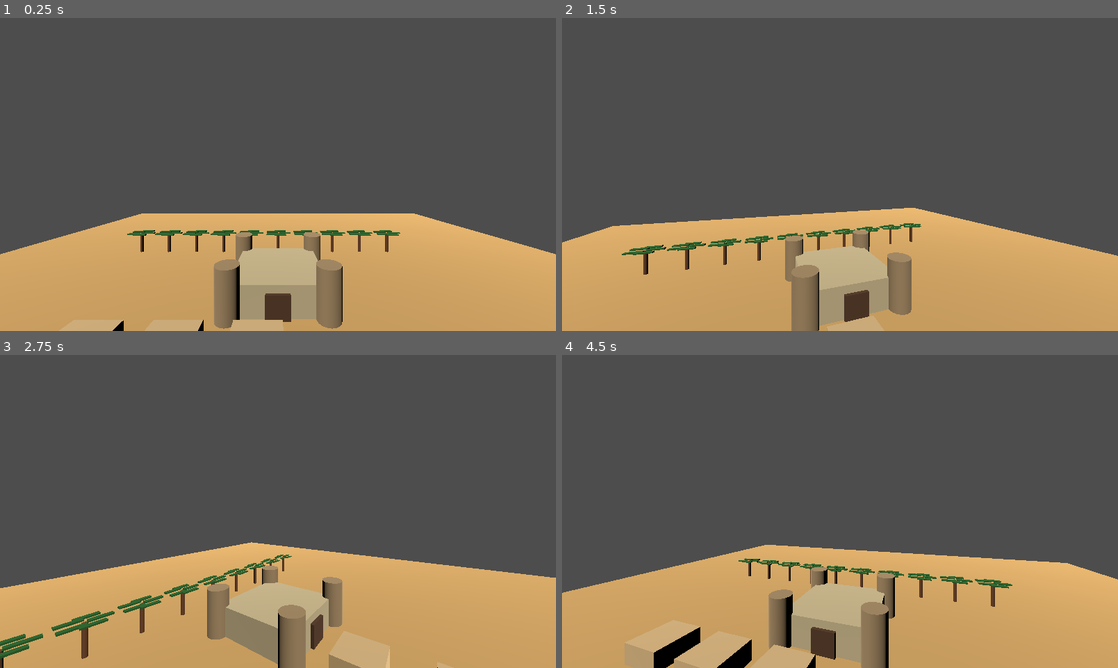
Above: before the commit, frames 1-4 (two rows, left to right).
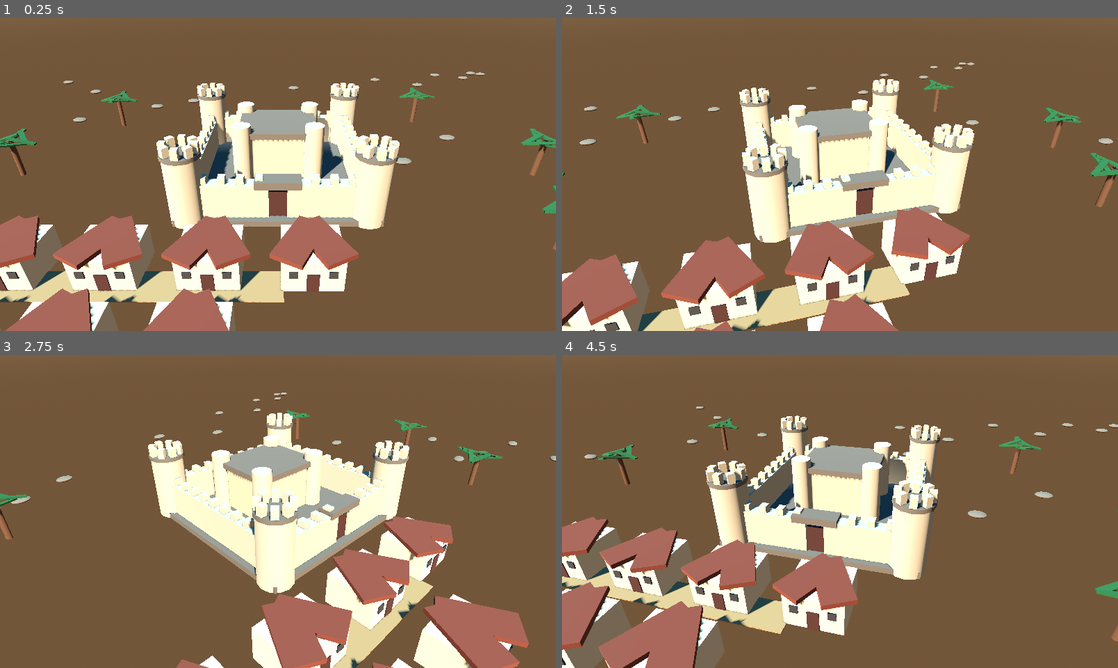
Above: after the commit, the same moments.

Repository: DRAGON-SO/Kingdoms-of-the-Desert
Game: Godot game, scene res://scenes/Main.tscn
The game is run twice, just before and just after one commit, with the same random seed, the same clock (stepped at 60 frames per second) and the same inputs.
Inputs (mouse positions are in pixels of both pictures, inside the frame that each line leads up to):
- Up to frame 1 (0.25 s): no input
- Up to frame 2 (1.5 s): tap Enter at 0.5 s; move the mouse to (962, 158) at 0.52 s; click (962, 158) at 0.67 s; tap Space at 1.25 s; drag from (728, 190) to (812, 237) at 1.27 s
- Up to frame 3 (2.75 s): tap Enter at 2 s; move the mouse to (333, 442) at 2.02 s; click (333, 442) at 2.17 s
- Up to frame 4 (4.5 s): tap Space at 2.75, 4.25 s; drag from (812, 574) to (673, 464) at 2.77 s; tap Enter at 3.5 s; move the mouse to (1006, 558) at 3.52 s; click (1006, 558) at 3.67 s; drag from (673, 464) to (756, 433) at 4.27 s

The runs differ from the first frame. In frame 1, 99% of the frame differs, in the area x 0-100%, y 0-100%; in frame 2, 100%; in frame 3, 100%; in frame 4, 98%.

Commit message:
Update main.gd

Diff:
--- a/scripts/main.gd
+++ b/scripts/main.gd
@@ -1,127 +1,415 @@
 
 extends Node3D
+
+# Kingdoms of the Desert - Visual Upgrade
+# Godot 4.3 - Mobile Balanced
 
 var camera_pivot: Node3D
 var camera: Camera3D
 var dragging := false
-var last_touch := Vector2.ZERO
+
+const SAND := Color(0.72, 0.53, 0.30)
+const STONE := Color(0.66, 0.57, 0.43)
+const DARK_STONE := Color(0.39, 0.32, 0.24)
+const WOOD := Color(0.27, 0.13, 0.065)
+const ROOF := Color(0.43, 0.19, 0.10)
+const GREEN := Color(0.13, 0.30, 0.12)
 
 func _ready():
-    create_world()
+    create_environment()
+    create_terrain()
+    create_castle()
+    create_village()
+    create_palms()
+    create_rocks()
+    create_lighting()
     create_camera()
-    create_lighting()
-
-func create_world():
-    # Desert ground
+
+# MATERIALS
+
+func material(color: Color, roughness := 0.9) -> StandardMaterial3D:
+    var m = StandardMaterial3D.new()
+    m.albedo_color = color
+    m.roughness = roughness
+    return m
+
+# ENVIRONMENT
+
+func create_environment():
+    var world = WorldEnvironment.new()
+    var env = Environment.new()
+
+    env.background_mode = Environment.BG_SKY
+
+    var sky = Sky.new()
+    var sky_mat = ProceduralSkyMaterial.new()
+
+    sky_mat.sky_top_color = Color(0.12, 0.34, 0.62)
+    sky_mat.sky_horizon_color = Color(0.72, 0.79, 0.83)
+    sky_mat.ground_bottom_color = Color(0.35, 0.27, 0.19)
+    sky_mat.ground_horizon_color = Color(0.75, 0.68, 0.53)
+    sky_mat.sun_angle_max = 20.0
+
+    sky.sky_material = sky_mat
+    env.sky = sky
+    env.ambient_light_source = Environment.AMBIENT_SOURCE_SKY
+    env.ambient_light_energy = 0.65
+    env.tonemap_mode = Environment.TONE_MAPPER_FILMIC
+    env.tonemap_exposure = 1.0
+
+    world.environment = env
+    add_child(world)
+
+# DESERT TERRAIN
+
+func terrain_height(x: float, z: float) -> float:
+    var h = sin(x * 0.055) * 0.65
+    h += cos(z * 0.07) * 0.45
+    h += sin((x + z) * 0.035) * 0.55
+
+    # Keep the castle area relatively flat
+    var distance = Vector2(x, z).length()
+    h *= clamp(distance / 15.0, 0.0, 1.0)
+
+    return h
+
+func create_terrain():
+    var st = SurfaceTool.new()
+    st.begin(Mesh.PRIMITIVE_TRIANGLES)
+
+    var size = 140.0
+    var divisions = 70
+    var step = size / divisions
+
+    for z in range(divisions):
+        for x in range(divisions):
+            var x0 = -size / 2.0 + x * step
+            var z0 = -size / 2.0 + z * step
+            var x1 = x0 + step
+            var z1 = z0 + step
+
+            var p00 = Vector3(x0, terrain_height(x0, z0), z0)
+            var p10 = Vector3(x1, terrain_height(x1, z0), z0)
+            var p01 = Vector3(x0, terrain_height(x0, z1), z1)
+            var p11 = Vector3(x1, terrain_height(x1, z1), z1)
+
+            var c = SAND
+            var variation = sin(x0 * 0.3) * 0.025
+            c = Color(
+                clamp(c.r + variation, 0.0, 1.0),
+                clamp(c.g + variation, 0.0, 1.0),
+                clamp(c.b + variation, 0.0, 1.0)
+            )
+
+            st.set_color(c)
+            st.add_vertex(p00)
+            st.set_color(c)
+            st.add_vertex(p01)
+            st.set_color(c)
+            st.add_vertex(p10)
+
+            st.set_color(c)
+            st.add_vertex(p10)
+            st.set_color(c)
+            st.add_vertex(p01)
+            st.set_color(c)
+            st.add_vertex(p11)
+
+    st.generate_normals()
+
+    var mesh = st.commit()
     var ground = MeshInstance3D.new()
-    var plane = PlaneMesh.new()
-    plane.size = Vector2(120, 120)
-    ground.mesh = plane
-    ground.position.y = -0.2
-
-    var sand = StandardMaterial3D.new()
-    sand.albedo_color = Color(0.76, 0.59, 0.34)
-    ground.material_override = sand
+    ground.mesh = mesh
+
+    var sand_mat = material(Color.WHITE)
+    sand_mat.vertex_color_use_as_albedo = true
+    ground.material_override = sand_mat
+
     add_child(ground)
 
-    # Main castle
-    create_box(Vector3(0, 2, 0), Vector3(12, 4, 12),
-        Color(0.72, 0.65, 0.49))
-
-    # Castle towers
-    for x in [-6.0, 6.0]:
-        for z in [-6.0, 6.0]:
-            create_cylinder(Vector3(x, 3.2, z),
-                1.5, 6.4, Color(0.58, 0.48, 0.34))
-
-    # Castle entrance
-    create_box(Vector3(0, 1.5, 6.2),
-        Vector3(3, 3, 0.5), Color(0.30, 0.19, 0.10))
-
-    # Village houses
-    for i in range(6):
-        var x = -18.0 + float(i % 3) * 8.0
-        var z = 12.0 + float(i / 3) * 9.0
-        create_box(Vector3(x, 1.2, z),
-            Vector3(5, 2.4, 5), Color(0.78, 0.65, 0.45))
-
-    # Palm trees
-    for i in range(10):
-        var x = -30.0 + float(i) * 6.0
-        create_palm(Vector3(x, 0, -15))
-
-func create_box(pos: Vector3, size: Vector3, color: Color):
+# BUILDING HELPERS
+
+func add_box(pos: Vector3, size: Vector3, color: Color,
+        parent: Node = null, rotation_y := 0.0):
+
     var item = MeshInstance3D.new()
     var mesh = BoxMesh.new()
     mesh.size = size
     item.mesh = mesh
     item.position = pos
-
-    var material = StandardMaterial3D.new()
-    material.albedo_color = color
-    item.material_override = material
-    add_child(item)
-
-func create_cylinder(pos: Vector3, radius: float,
-        height: float, color: Color):
+    item.rotation.y = rotation_y
+    item.material_override = material(color)
+
+    if parent == null:
+        add_child(item)
+    else:
+        parent.add_child(item)
+
+    return item
+
+func add_cylinder(pos: Vector3, radius: float,
+        height: float, color: Color, parent: Node = null):
+
     var item = MeshInstance3D.new()
     var mesh = CylinderMesh.new()
     mesh.top_radius = radius
     mesh.bottom_radius = radius
     mesh.height = height
+    mesh.radial_segments = 12
     item.mesh = mesh
     item.position = pos
-
-    var material = StandardMaterial3D.new()
-    material.albedo_color = color
-    item.material_override = material
-    add_child(item)
+    item.material_override = material(color)
+
+    if parent == null:
+        add_child(item)
+    else:
+        parent.add_child(item)
+
+    return item
+
+# CASTLE
+
+func create_castle():
+    var castle = Node3D.new()
+    castle.position = Vector3(0, 0, 0)
+    add_child(castle)
+
+    # Castle platform
+    add_box(Vector3(0, 0.35, 0),
+        Vector3(23, 0.7, 23), DARK_STONE, castle)
+
+    # Four outer walls
+    add_box(Vector3(-10, 2.5, 0),
+        Vector3(1.5, 4.5, 20), STONE, castle)
+
+    add_box(Vector3(10, 2.5, 0),
+        Vector3(1.5, 4.5, 20), STONE, castle)
+
+    add_box(Vector3(0, 2.5, -10),
+        Vector3(20, 4.5, 1.5), STONE, castle)
+
+    # Front wall with entrance opening
+    add_box(Vector3(-5.5, 2.5, 10),
+        Vector3(9, 4.5, 1.5), STONE, castle)
+
+    add_box(Vector3(5.5, 2.5, 10),
+        Vector3(9, 4.5, 1.5), STONE, castle)
+
+    # Gate
+    add_box(Vector3(0, 1.9, 10.2),
+        Vector3(2.8, 3.8, 0.5), WOOD, castle)
+
+    # Gate frame
+    add_box(Vector3(0, 4.8, 10),
+        Vector3(5, 0.8, 2), DARK_STONE, castle)
+
+    # Corner towers
+    for x in [-10.0, 10.0]:
+        for z in [-10.0, 10.0]:
+            create_tower(Vector3(x, 0, z), castle)
+
+    # Wall battlements
+    for i in range(9):
+        var p = -8.0 + i * 2.0
+
+        add_box(Vector3(p, 5.0, -10),
+            Vector3(0.8, 1.0, 1.0), STONE, castle)
+
+        add_box(Vector3(-10, 5.0, p),
+            Vector3(1.0, 1.0, 0.8), STONE, castle)
+
+        add_box(Vector3(10, 5.0, p),
+            Vector3(1.0, 1.0, 0.8), STONE, castle)
+
+    for i in range(4):
+        add_box(Vector3(-8.0 + i * 2.0, 5.0, 10),
+            Vector3(0.8, 1.0, 1.0), STONE, castle)
+
+        add_box(Vector3(4.0 + i * 2.0, 5.0, 10),
+            Vector3(0.8, 1.0, 1.0), STONE, castle)
+
+    # Central keep
+    add_box(Vector3(0, 3.5, -2),
+        Vector3(9, 6, 8), Color(0.69, 0.58, 0.42), castle)
+
+    # Keep roof
+    add_box(Vector3(0, 6.7, -2),
+        Vector3(10, 0.7, 9), DARK_STONE, castle)
+
+    # Small keep towers
+    for x in [-4.5, 4.5]:
+        for z in [-6.0, 2.0]:
+            add_cylinder(Vector3(x, 4.0, z),
+                1.2, 8.0, STONE, castle)
+
+# TOWER DETAILS
+
+func create_tower(pos: Vector3, parent: Node):
+    var tower = Node3D.new()
+    tower.position = pos
+    parent.add_child(tower)
+
+    add_cylinder(Vector3(0, 4.0, 0),
+        2.0, 8.0, STONE, tower)
+
+    add_cylinder(Vector3(0, 8.1, 0),
+        2.15, 0.45, DARK_STONE, tower)
+
+    # Tower battlements
+    for i in range(8):
+        var angle = TAU * i / 8.0
+        var x = cos(angle) * 1.65
+        var z = sin(angle) * 1.65
+
+        add_box(Vector3(x, 8.9, z),
+            Vector3(0.75, 1.1, 0.75), STONE,
+            tower, angle)
+
+# VILLAGE
+
+func create_village():
+    # Main sandy road
+    add_box(Vector3(-17, 0.1, 20),
+        Vector3(35, 0.12, 3.5),
+        Color(0.62, 0.44, 0.25))
+
+    for i in range(7):
+        var x = -24.0 + float(i % 4) * 9.0
+        var z = 18.0 + float(i / 4) * 9.0
+
+        create_house(Vector3(x, 0, z))
+
+func create_house(pos: Vector3):
+    var house = Node3D.new()
+    house.position = pos
+    add_child(house)
+
+    # Building body
+    add_box(Vector3(0, 1.7, 0),
+        Vector3(5.5, 3.4, 5),
+        Color(0.78, 0.66, 0.48), house)
+
+    # Roof
+    add_box(Vector3(-1.0, 3.6, 0),
+        Vector3(3.0, 0.45, 6.0),
+        ROOF, house, -0.48)
+
+    add_box(Vector3(1.0, 3.6, 0),
+        Vector3(3.0, 0.45, 6.0),
+        ROOF, house, 0.48)
+
+    # Door
+    add_box(Vector3(0, 1.0, 2.53),
+        Vector3(1.1, 2.0, 0.12), WOOD, house)
+
+    # Windows
+    for x in [-1.7, 1.7]:
+        add_box(Vector3(x, 2.0, 2.57),
+            Vector3(0.75, 0.75, 0.12),
+            Color(0.22, 0.18, 0.13), house)
+
+# PALM TREES
+
+func create_palms():
+    var positions = [
+        Vector3(-28, 0, -18),
+        Vector3(25, 0, -20),
+        Vector3(-30, 0, 18),
+        Vector3(28, 0, 15),
+        Vector3(-23, 0, 35),
+        Vector3(18, 0, 36),
+        Vector3(35, 0, 0),
+        Vector3(-35, 0, 0)
+    ]
+
+    for p in positions:
+        create_palm(p)
 
 func create_palm(pos: Vector3):
-    create_cylinder(pos + Vector3(0, 2, 0),
-        0.3, 4, Color(0.38, 0.22, 0.10))
-
-    var leaves = Color(0.12, 0.35, 0.12)
-    for i in range(5):
-        var angle = float(i) * TAU / 5.0
-        var leaf_pos = pos + Vector3(
-            cos(angle) * 1.5, 4.1, sin(angle) * 1.5)
-        create_box(leaf_pos, Vector3(2.5, 0.2, 0.7), leaves)
+    var palm = Node3D.new()
+    palm.position = pos
+    add_child(palm)
+
+    add_cylinder(Vector3(0, 2.5, 0),
+        0.35, 5.0, Color(0.36, 0.22, 0.11), palm)
+
+    for i in range(7):
+        var angle = TAU * i / 7.0
+
+        var leaf = add_box(
+            Vector3(cos(angle) * 1.5, 5.0, sin(angle) * 1.5),
+            Vector3(3.5, 0.18, 0.65),
+            GREEN, palm, angle
+        )
+
+        leaf.rotation.z = -0.22
+
+# ROCKS
+
+func create_rocks():
+    for i in range(35):
+        var x = sin(float(i) * 12.7) * 55.0
+        var z = cos(float(i) * 8.3) * 55.0
+
+        if Vector2(x, z).length() < 16:
+            continue
+
+        var rock = MeshInstance3D.new()
+        var mesh = SphereMesh.new()
+        mesh.radius = 0.8
+        mesh.height = 1.2
+        rock.mesh = mesh
+        rock.position = Vector3(x, 0.4, z)
+        rock.scale = Vector3(1.5, 0.65, 1.0)
+        rock.material_override = material(
+            Color(0.43, 0.36, 0.27))
+        add_child(rock)
+
+# LIGHTING
 
 func create_lighting():
     var sun = DirectionalLight3D.new()
-    sun.rotation_degrees = Vector3(-50, -30, 0)
-    sun.light_energy = 1.3
+
+    sun.rotation_degrees = Vector3(-48, -35, 0)
+    sun.light_energy = 1.4
+    sun.shadow_enabled = true
+    sun.directional_shadow_max_distance = 65.0
+    sun.directional_shadow_mode = \
+        DirectionalLight3D.SHADOW_PARALLEL_2_SPLITS
+
     add_child(sun)
+
+# CAMERA
 
 func create_camera():
     camera_pivot = Node3D.new()
     add_child(camera_pivot)
 
     camera = Camera3D.new()
-    camera.position = Vector3(0, 17, 30)
-    camera.look_at(Vector3(0, 0, 0), Vector3.UP)
+    camera.position = Vector3(0, 24, 42)
+    camera.fov = 48.0
     camera.current = true
     camera_pivot.add_child(camera)
+
+    camera.look_at(Vector3(0, 0, 0), Vector3.UP)
 
 func _input(event):
     if event is InputEventScreenTouch:
         dragging = event.pressed
-        last_touch = event.position
 
     elif event is InputEventScreenDrag:
         if dragging:
-            camera_pivot.rotate_y(-event.relative.x * 0.005)
+            camera_pivot.rotate_y(-event.relative.x * 0.004)
 
     elif event is InputEventMouseButton:
         if event.button_index == MOUSE_BUTTON_LEFT:
             dragging = event.pressed
 
-        elif event.pressed and event.button_index == MOUSE_BUTTON_WHEEL_UP:
-            camera.position *= 0.9
-
-        elif event.pressed and event.button_index == MOUSE_BUTTON_WHEEL_DOWN:
-            camera.position *= 1.1
+        elif event.pressed:
+            if event.button_index == MOUSE_BUTTON_WHEEL_UP:
+                camera.position *= 0.9
+            elif event.button_index == MOUSE_BUTTON_WHEEL_DOWN:
+                camera.position *= 1.1
 
     elif event is InputEventMouseMotion and dragging:
-        camera_pivot.rotate_y(-event.relative.x * 0.005)
+        camera_pivot.rotate_y(-event.relative.x * 0.004)
